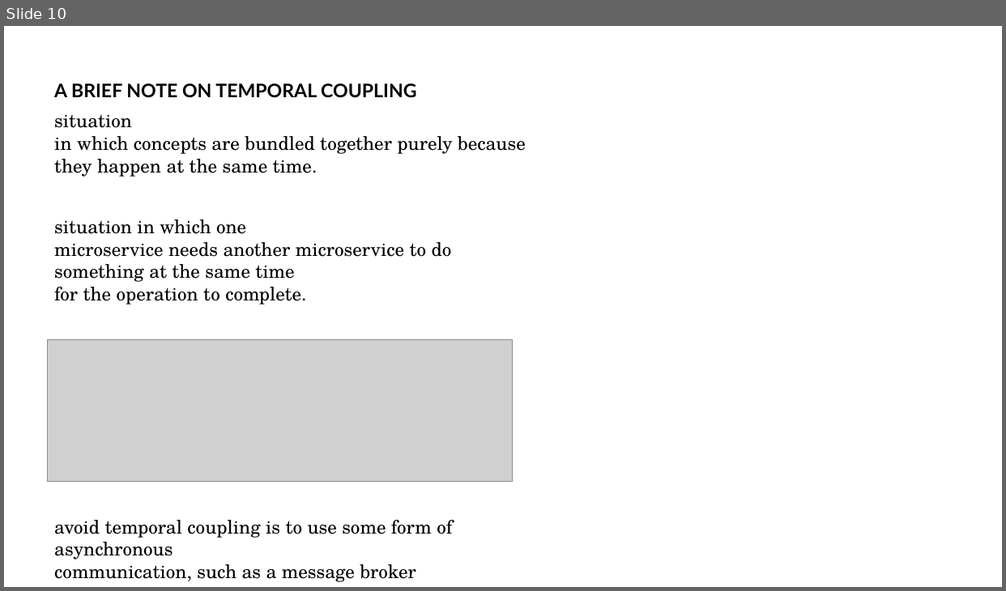
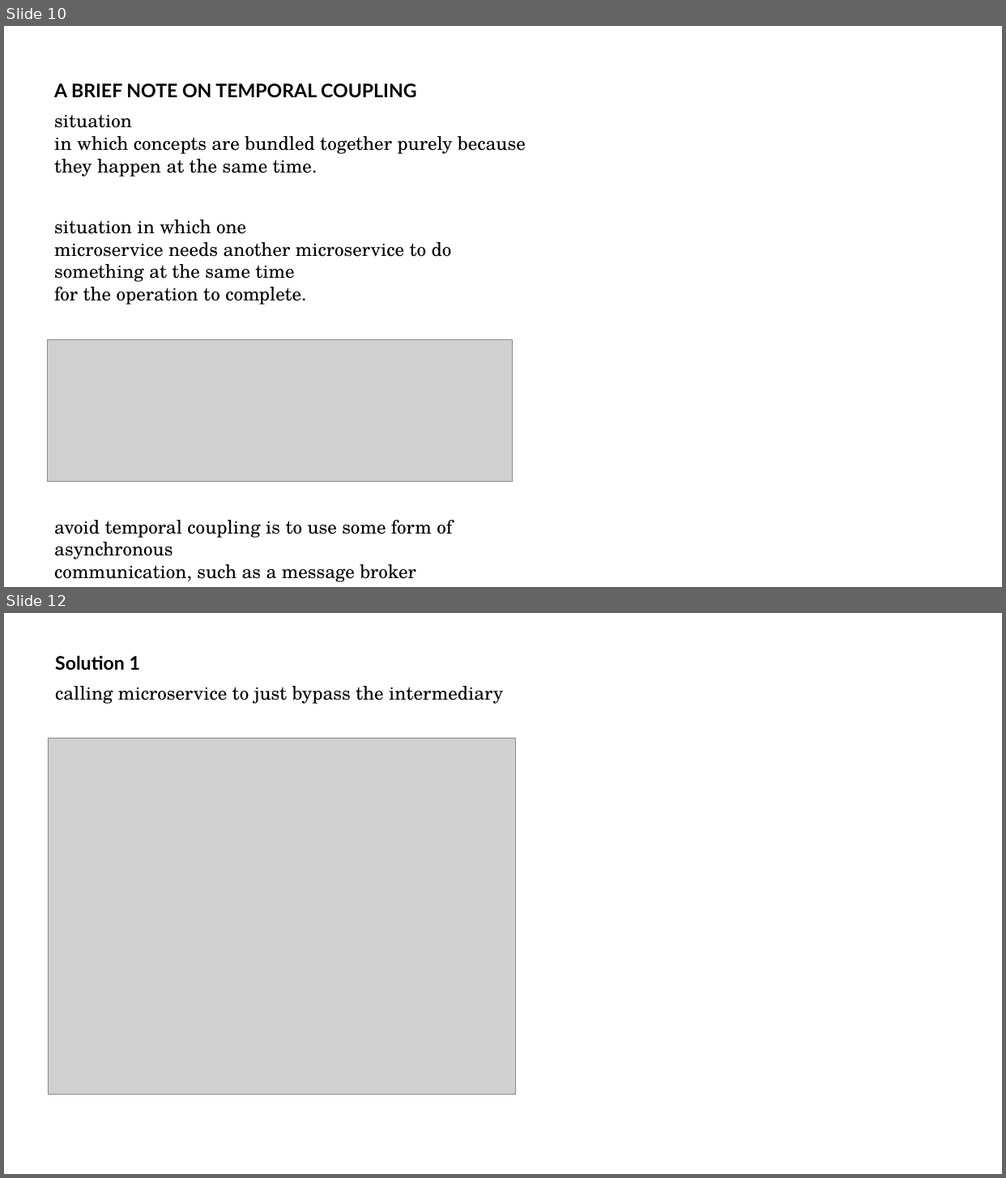
Before and after one commit to addiboyer24/CSCI391_Microservices_Spring2025, a slide deck: 01_27_2025/CSCI391_Microservices_HowToModelMicroservices_01_27_2025.pptx. Shown one above the other, each under a label of ours: slide 10 before the commit, slides 10 and 12 after it; the slides between them are not shown. The pictures are 1006x591 and 1006x1178 pixels, drawn with LibreOffice and Linux fonts; fonts in the diff are those of the drawing; grey boxes stand for pictures. Boxes give left, top, right and bottom in pixels: in the first picture for what was removed or moved away, otherwise in the second. Text is boxed around its words. In the diff, an @@ line names an element or a change of style, - is before the commit and + after.

```diff
--- a/01_27_2025/CSCI391_Microservices_HowToModelMicroservices_01_27_2025.pptx
+++ b/01_27_2025/CSCI391_Microservices_HowToModelMicroservices_01_27_2025.pptx
@@ slide 12 added at <box>4,613,1002,1174</box>, background #FFFFFF @@
@@ text added at <box>55,655,140,670</box>, 18 pt, text #000000, bold @@
+Solution 1
@@ text added at <box>55,686,503,704</box>, 18 pt, text #000000 @@
+calling microservice to just bypass the intermediary
@@ picture added at <box>48,738,515,1094</box> @@
```
Also in this commit, not shown: 5 other slides added, 1 other file.
